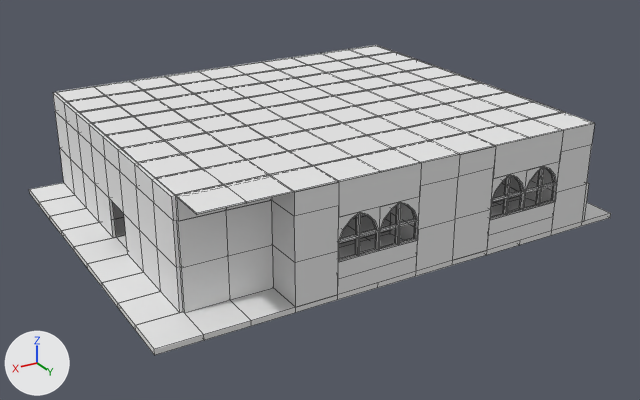
Two versions of the Blender file ConcertRoom.blend, one commit apart.
Camera for both pictures: a 50 mm camera at (33.2, 29.2, 18.0) aimed at (11.7, -6.7, 0.1). Arrows for +X, +Y and +Z are at lower left; the lights stay in place. Mesh edges are drawn as thin lines.

Objects in the first picture: 'ConcertRoomCeiling', 'ConcertRoomFloorTiles', 'ConcertRoomWallB0Back', 'ConcertRoomWallB0Right', 'ConcertRoomWallB0Right.001', 'ConcertRoomWallB1Back', 'ConcertRoomWallB1Right', 'ConcertRoomWallB2Right', 'ConcertRoomWallWindow.001', 'ConcertRoomWallWindow.002', 'ConcertRoomWallWindow.003', 'ConcertRoomWallWindow.004'.
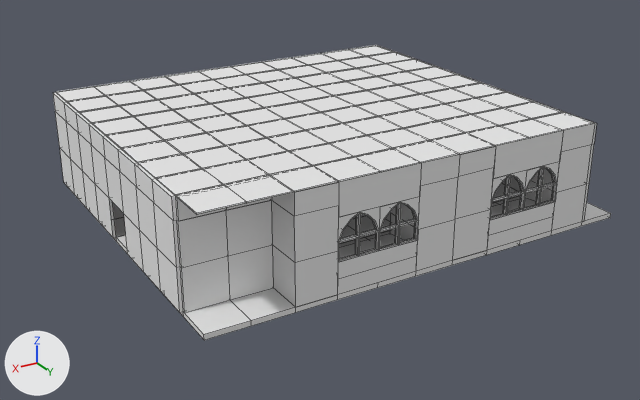
What differs and where, as boxes [x1, y1, x2, y2] in the pictures (640 x 400 px):
'ConcertRoomFloorTiles', modifiers changed (12% narrower, 9% shorter)
    before: [29, 183, 611, 355]
    after: [98, 184, 611, 340]
'ConcertRoomWallB2Left', modifiers changed
    before: [380, 46, 564, 112]
    after: [380, 46, 597, 144]
'ConcertRoomWallB1Left', modifiers changed (not visible before)
    after: [587, 144, 594, 184]

The edits, one by one:
Object 'ConcertRoomWallB2Left' (ob_concertroomwallb2left) has a ARRAY modifier named 'Array'.
On modifier 'Array' of object 'ConcertRoomWallB2Left' (ob_concertroomwallb2left), count goes from 8 to 9.
Object 'ConcertRoomWallB1Left' (ob_concertroomwallb1left) has a ARRAY modifier named 'Array'.
On modifier 'Array' of object 'ConcertRoomWallB1Left' (ob_concertroomwallb1left), count goes from 8 to 9.
Object 'ConcertRoomFloorTiles' (ob_concertroomfloortiles) has a ARRAY modifier named 'Array'.
On modifier 'Array' of object 'ConcertRoomFloorTiles' (ob_concertroomfloortiles), count goes from 12 to 11.
